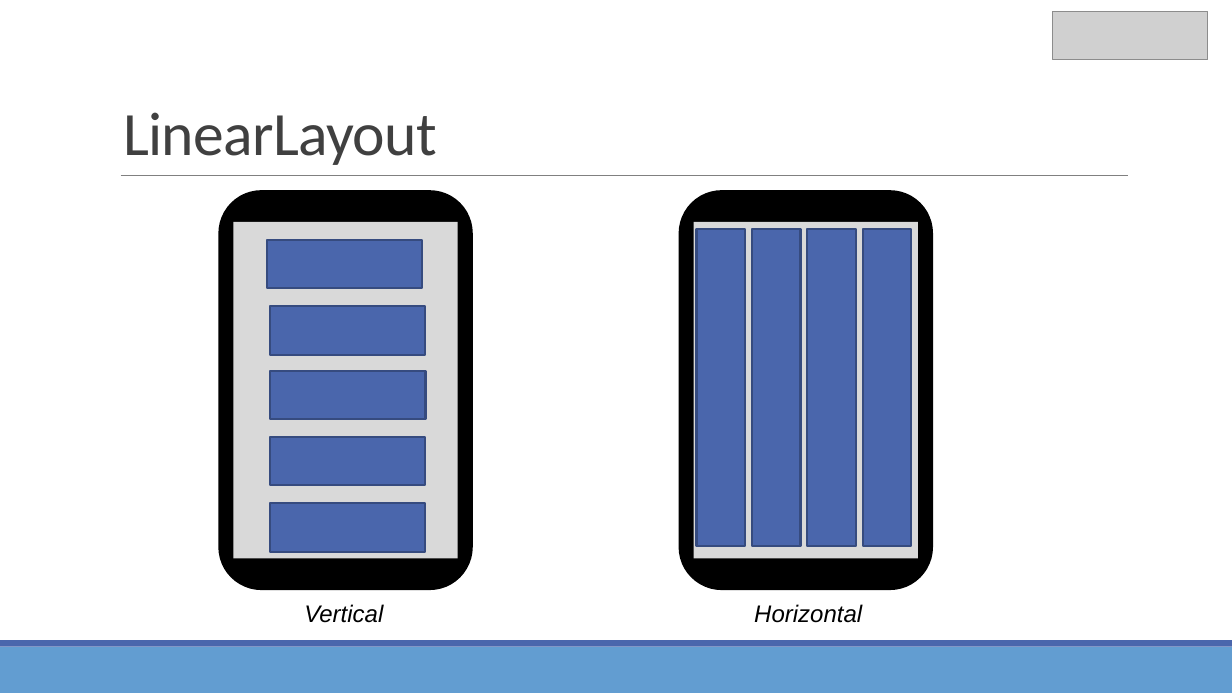
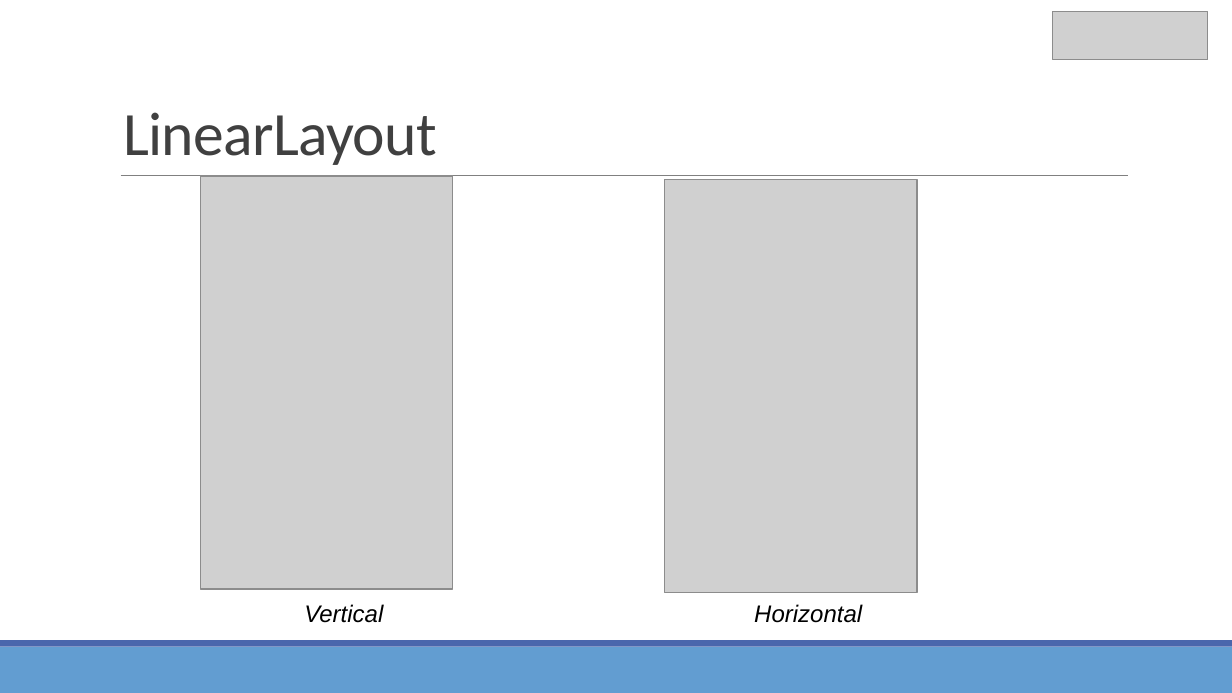
Before and after one commit to Domiciano/AppMoviles191, a slide deck: slide 30 of Clase 1/Clase 1.pptx. Drawn at 1232x693 pixels with LibreOffice and Linux fonts; fonts in the diff are those of the drawing; grey boxes stand for pictures. Boxes give left, top, right and bottom in pixels: in the first picture for what was removed or moved away, otherwise in the second. Text is boxed around its words. In the diff, an @@ line names an element or a change of style, - is before the commit and + after.

```diff
--- a/Clase 1/Clase 1.pptx
+++ b/Clase 1/Clase 1.pptx
@@ picture added at [201,176,453,589] @@
@@ rounded rectangle removed at [219,191,472,589] @@
@@ picture added at [664,180,917,593] @@
@@ rounded rectangle removed at [680,191,933,589] @@
@@ rectangle removed at [233,222,457,558] @@
@@ rectangle removed at [694,222,918,558] @@
@@ rectangle removed at [696,229,744,546] @@
@@ rectangle removed at [752,229,800,546] @@
@@ rectangle removed at [807,229,855,546] @@
@@ rectangle removed at [862,229,910,546] @@
@@ rectangle removed at [267,240,423,288] @@
@@ rectangle removed at [270,307,425,355] @@
@@ rectangle removed at [271,371,426,419] @@
@@ rectangle removed at [270,437,425,485] @@
@@ rectangle removed at [270,504,425,552] @@
```
Also in this commit, not shown: 5 other slides changed, 3 other files.
